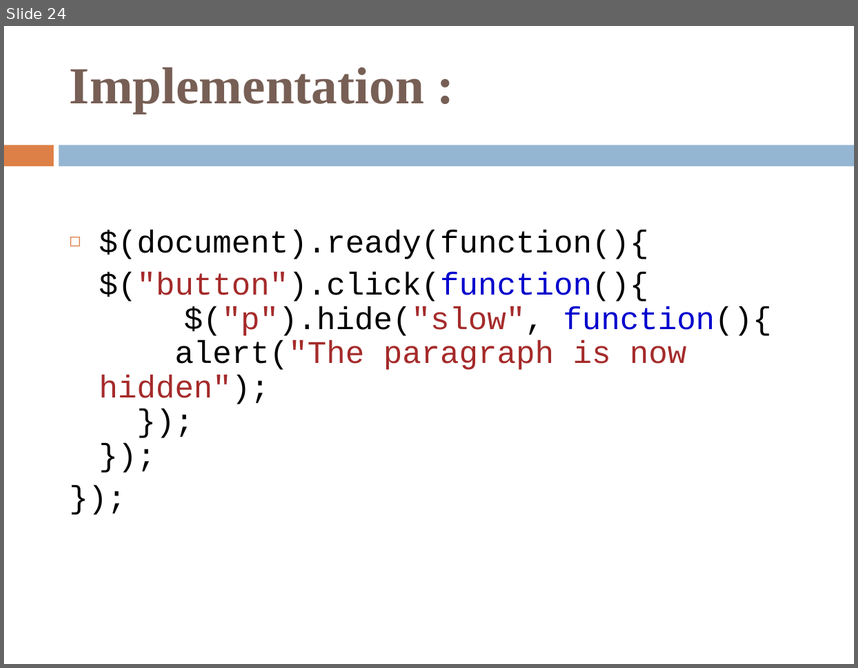
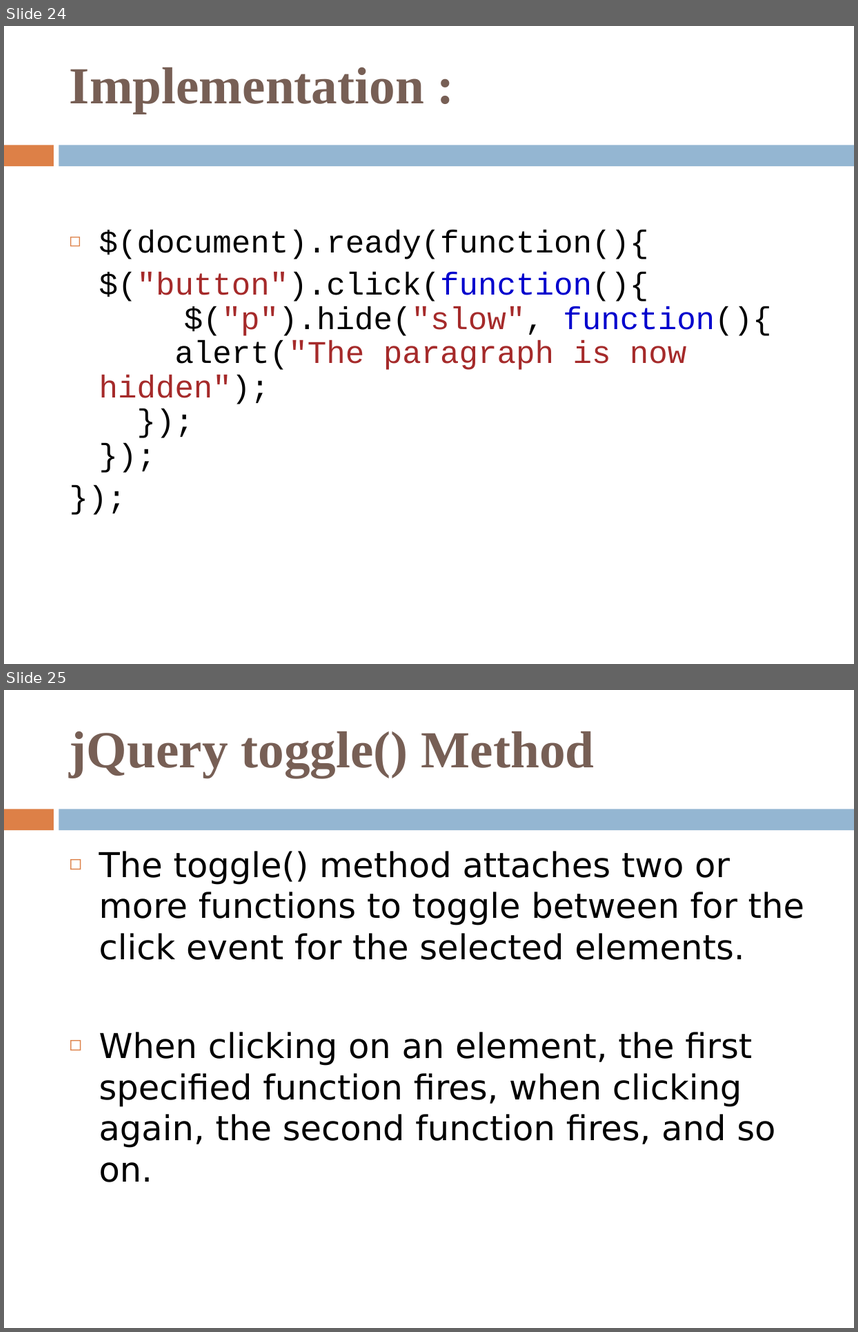
Before and after one commit to KinjalThakar/Intership-phase-2, a slide deck: jQuery.ppt. Shown one above the other, each under a label of ours: slide 24 before the commit, slides 24 and 25 after it. The pictures are 858x668 and 858x1332 pixels, drawn with LibreOffice and Linux fonts; fonts in the diff are those of the drawing. Boxes give left, top, right and bottom in pixels: in the first picture for what was removed or moved away, otherwise in the second. Text is boxed around its words. In the diff, an @@ line names an element or a change of style, - is before the commit and + after.

```diff
--- a/jQuery.ppt
+++ b/jQuery.ppt
@@ slide 25 added at box(4, 690, 854, 1328), background #FFFFFF; not listed: 2 template elements that a slide beside it also shows @@
@@ title added at box(70, 731, 595, 777), 44 pt, text #775F55, bold @@
+:
+jQuery toggle() Method
@@ text added at box(99, 851, 804, 1182), 29 pt, text #000000 @@
+◻ The toggle() method attaches two or more functions to toggle between for the click event for the selected elements.
+◻ When clicking on an element, the first specified function fires, when clicking again, the second function fires, and so on.
```
Also in this commit, not shown: 10 other slides added.
